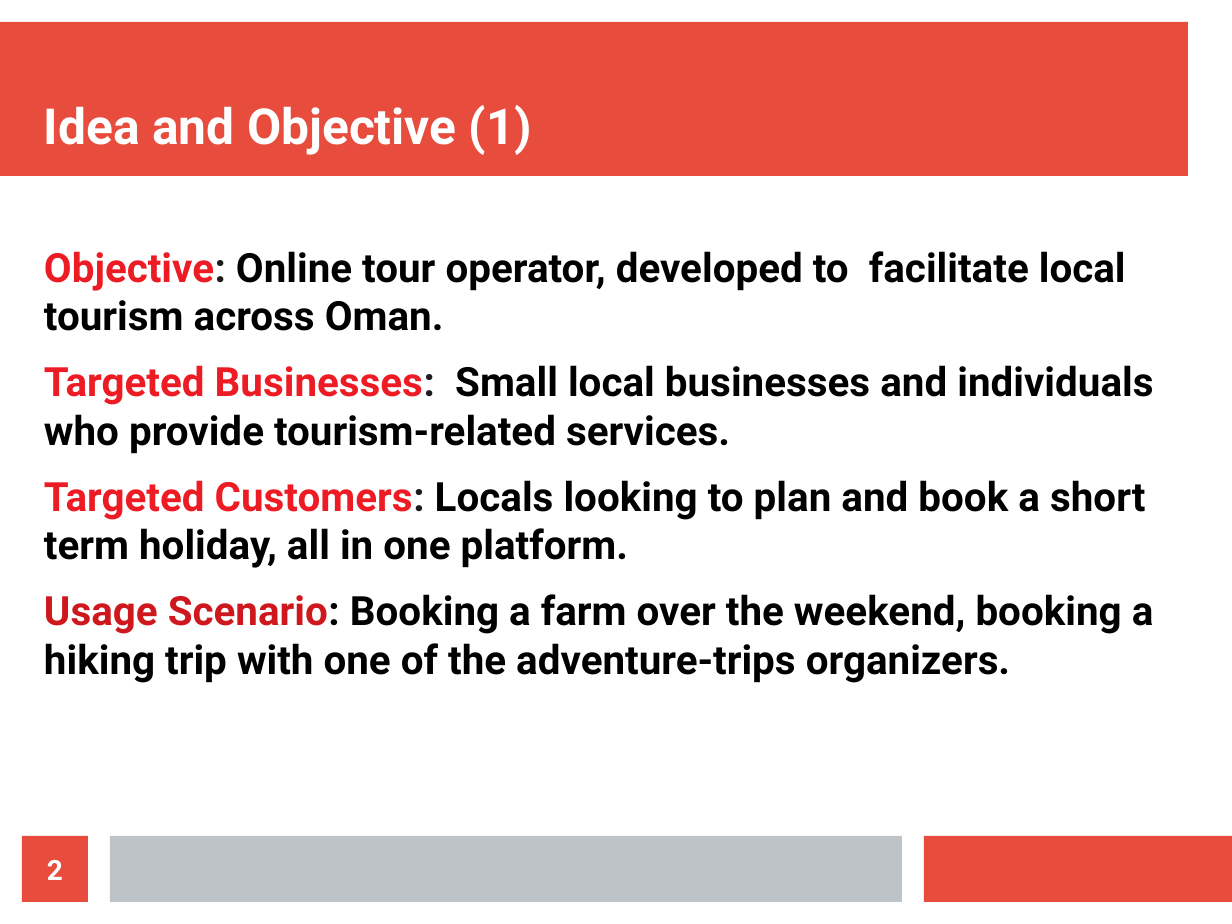
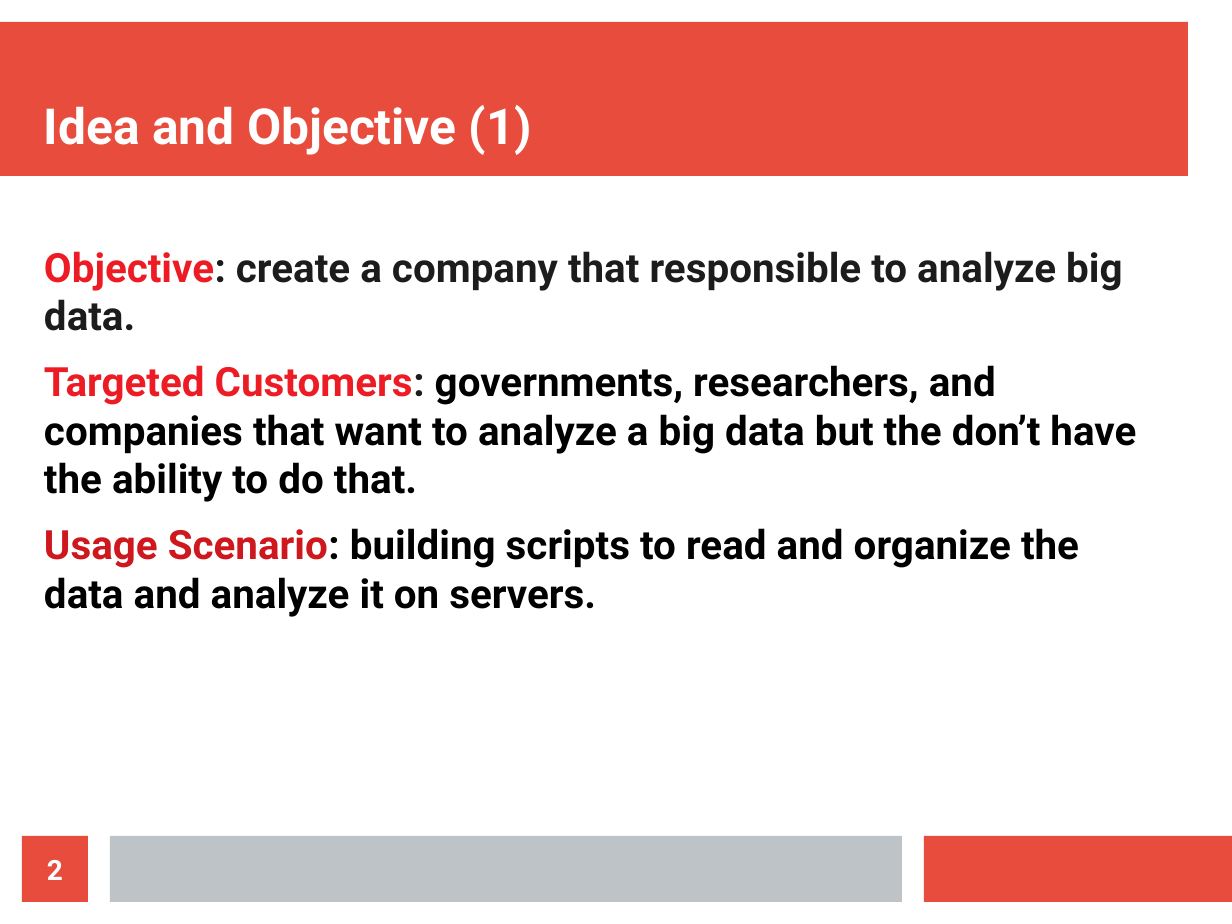
Before and after one commit to Aliii98/osoc19, a slide deck: slide 2 of OSOC-proposal-bigdata.odp. Drawn at 1232x924 pixels with LibreOffice and Linux fonts; fonts in the diff are those of the drawing. Boxes give left, top, right and bottom in pixels: in the first picture for what was removed or moved away, otherwise in the second. Text is boxed around its words. In the diff, an @@ line names an element or a change of style, - is before the commit and + after.

Commit message:
modify the object and technicalSpec

```diff
--- a/OSOC-proposal-bigdata.odp
+++ b/OSOC-proposal-bigdata.odp
@@ text at (x1=44, y1=251, x2=1136, y2=617): text changed @@
-Objective: Online tour operator, developed to facilitate local tourism across Oman.
-Targeted Businesses: Small local businesses and individuals who provide tourism-related services.
-Targeted Customers: Locals looking to plan and book a short term holiday, all in one platform.
-Usage Scenario: Booking a farm over the weekend, booking a hiking trip with one of the adventure-trips organizers.
+Objective: create a company that responsible to analyze big data.
+Targeted Customers: governments, researchers, and companies that want to analyze a big data but the don’t have the ability to do that.
+Usage Scenario: building scripts to read and organize the data and analyze it on servers.
```
Also in this commit, not shown: 1 slide added, 1 slide removed.
